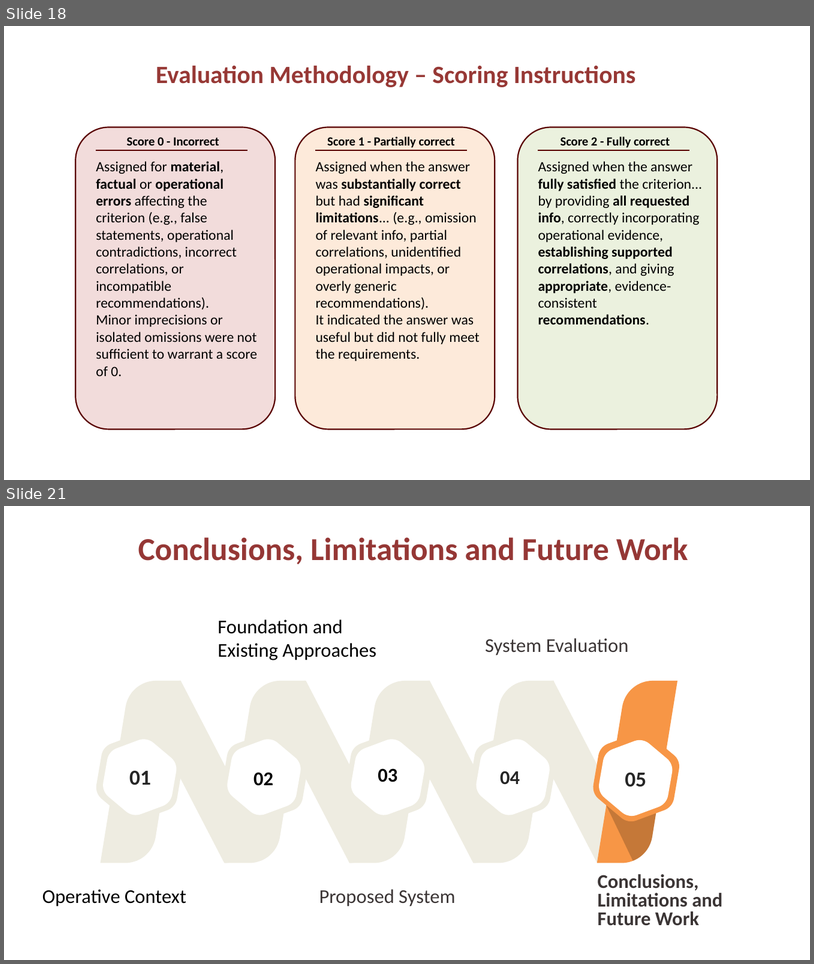
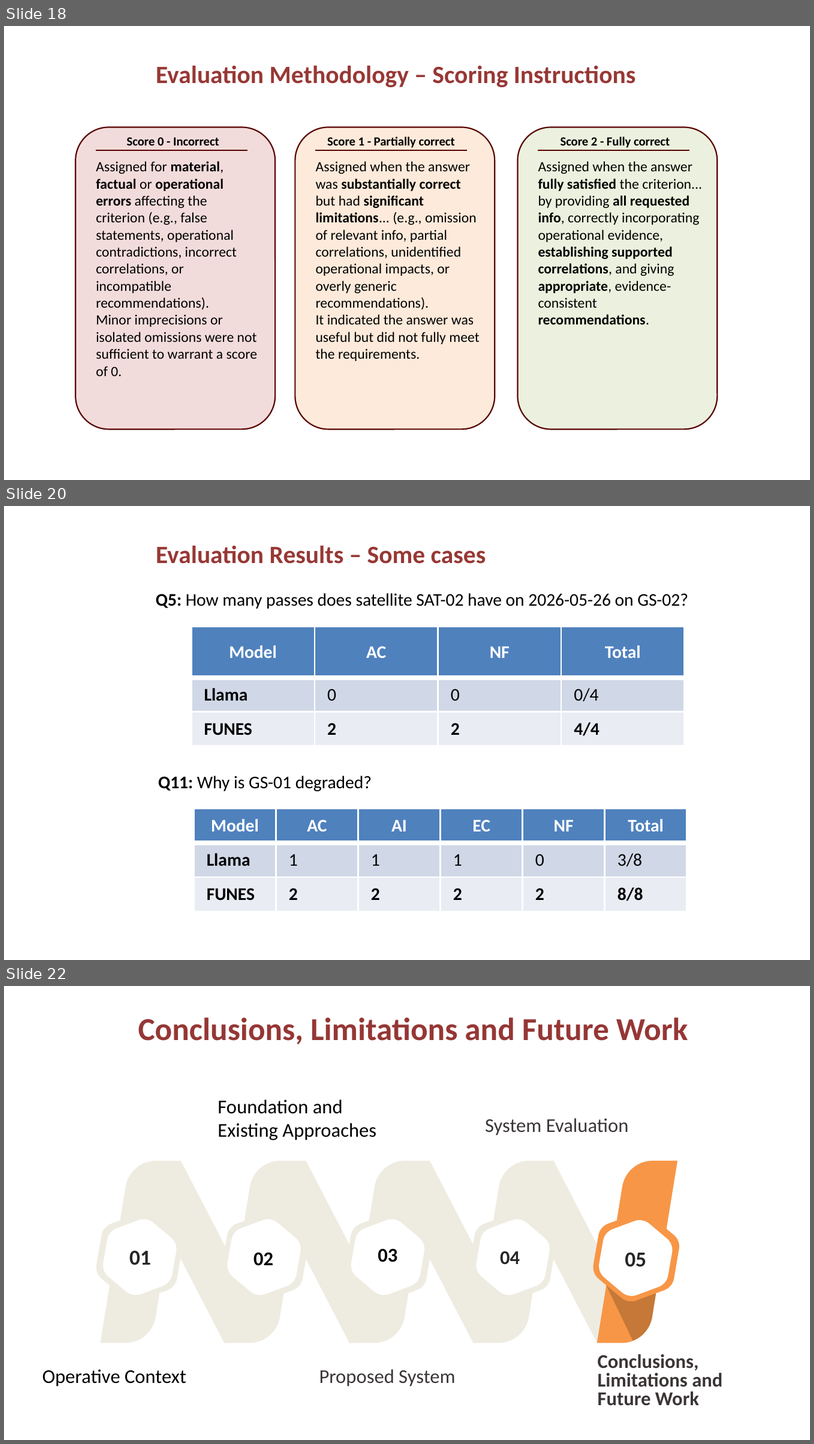
Before and after one commit to AntonLissa/AIRO-thesis, a slide deck: AIRO.pptx. Shown one above the other, each under a label of ours: slides 18 and 21 before the commit, slides 18, 20 and 22 after it; the slides between them are not shown. The pictures are 814x964 and 814x1444 pixels, drawn with LibreOffice and Linux fonts; fonts in the diff are those of the drawing; background and template pictures are left out. Boxes give left, top, right and bottom in pixels: in the first picture for what was removed or moved away, otherwise in the second. Text is boxed around its words. In the diff, an @@ line names an element or a change of style, - is before the commit and + after.

```diff
--- a/AIRO.pptx
+++ b/AIRO.pptx
@@ slide 20 added at (x1=4, y1=506, x2=810, y2=960), background #FFFFFF @@
@@ text added at (x1=156, y1=546, x2=486, y2=564), 14 pt, text #973835, bold @@
+Evaluation Results – Some cases
@@ text added at (x1=156, y1=593, x2=689, y2=609), 10 pt, text #000000 @@
+Q5: How many passes does satellite SAT-02 have on 2026-05-26 on GS-02?
@@ table added at (x1=192, y1=626, x2=683, y2=745), 3 rows, 4 columns @@
+Model | AC | NF | Total
+Llama | 0 | 0 | 0/4
+FUNES | 2 | 2 | 4/4
@@ text added at (x1=158, y1=775, x2=372, y2=791), 10 pt, text #000000 @@
+Q11: Why is GS-01 degraded?
@@ table added at (x1=193, y1=809, x2=684, y2=911), 3 rows, 6 columns @@
+Model | AC | AI | EC | NF | Total
+Llama | 1 | 1 | 1 | 0 | 3/8
+FUNES | 2 | 2 | 2 | 2 | 8/8
@@ what was slide 21 is now slide 22 @@
```
Also in this commit, not shown: 2 slides changed, 1 other slide added, 1 slide removed.
